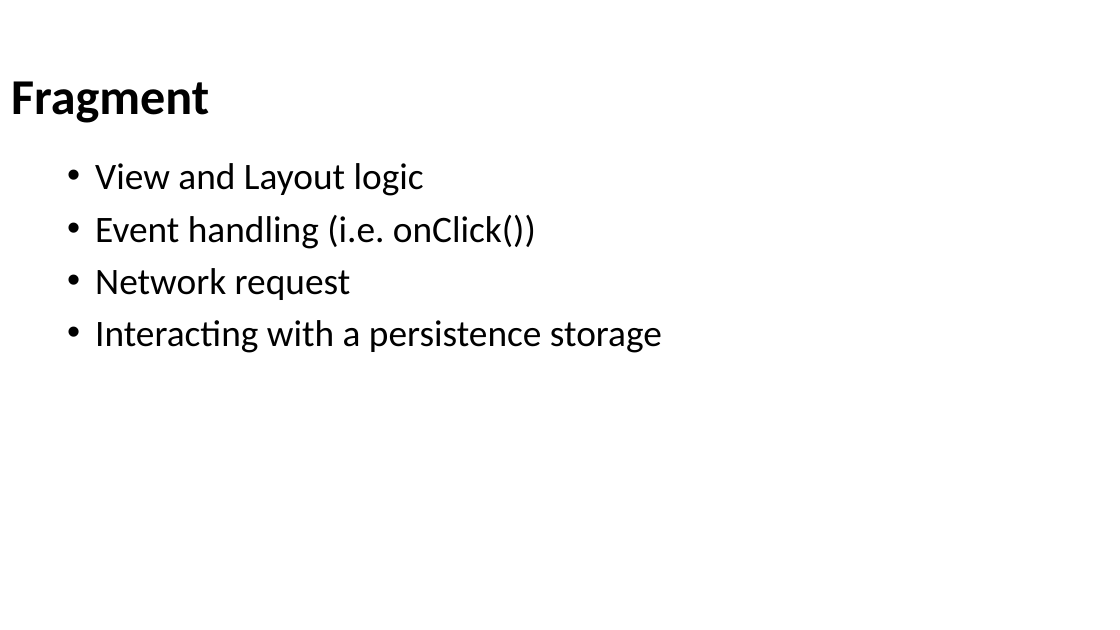
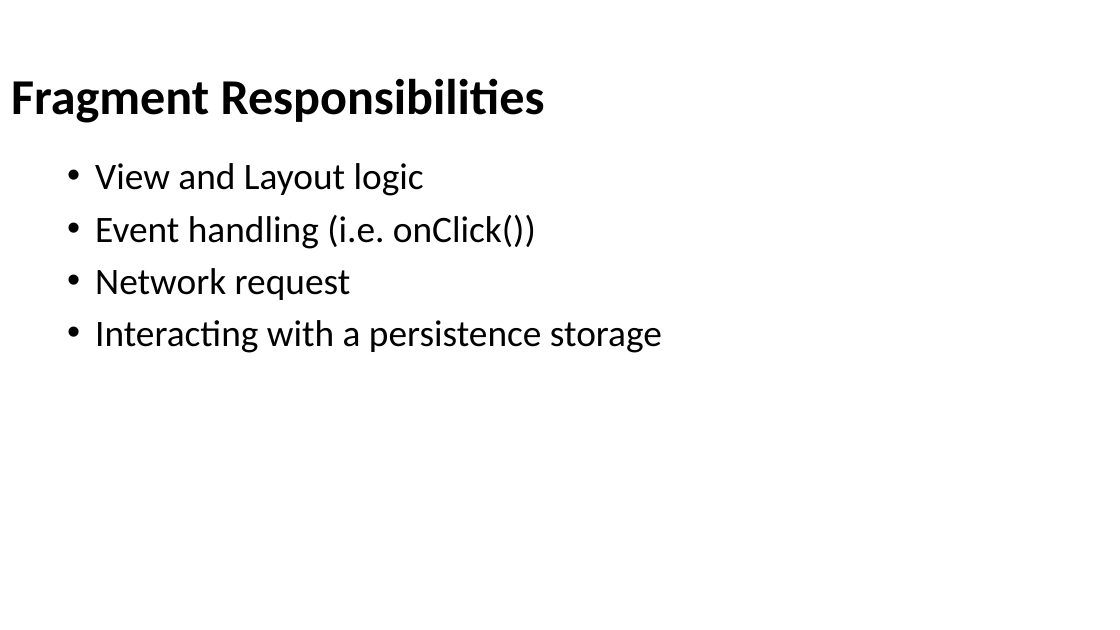
Before and after one commit to Batch-xx/Android-Lunch-Learn, a slide deck: slide 29 of slides/Android Studio_Activities_Fragments.pptx. Drawn at 1120x630 pixels with LibreOffice and Linux fonts; fonts in the diff are those of the drawing; background and template pictures are left out. Boxes give left, top, right and bottom in pixels: in the first picture for what was removed or moved away, otherwise in the second. Text is boxed around its words. In the diff, an @@ line names an element or a change of style, - is before the commit and + after.

```diff
--- a/slides/Android Studio_Activities_Fragments.pptx
+++ b/slides/Android Studio_Activities_Fragments.pptx
@@ title at [11,78,545,123]: text changed @@
-Fragment
+Fragment Responsibilities
```
Also in this commit, not shown: 14 other slides changed, 11 slides added, 3 slides removed, 7 other files.
